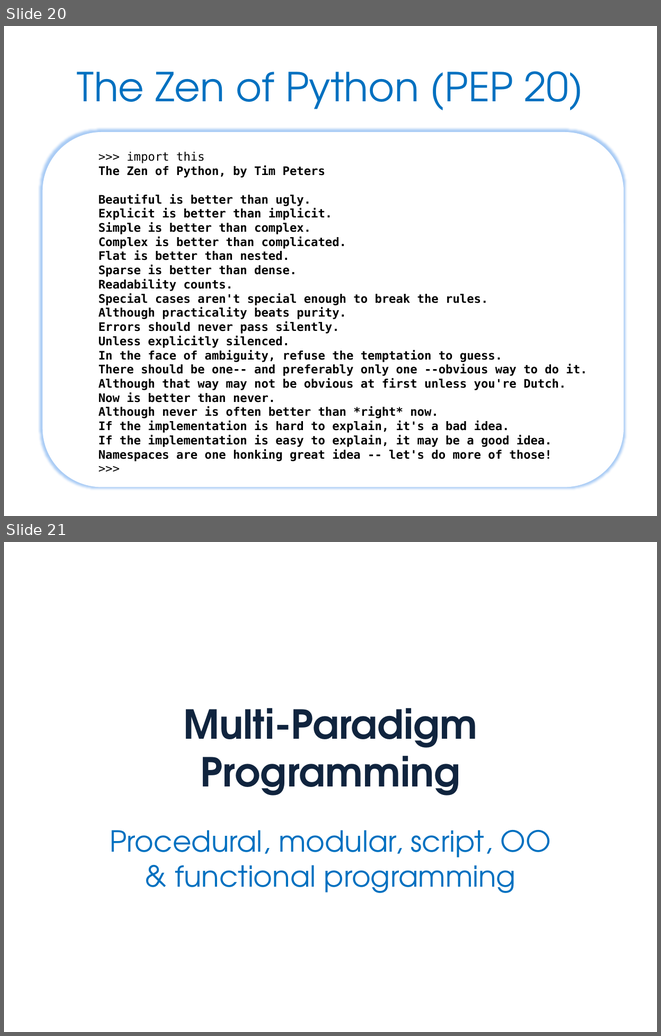
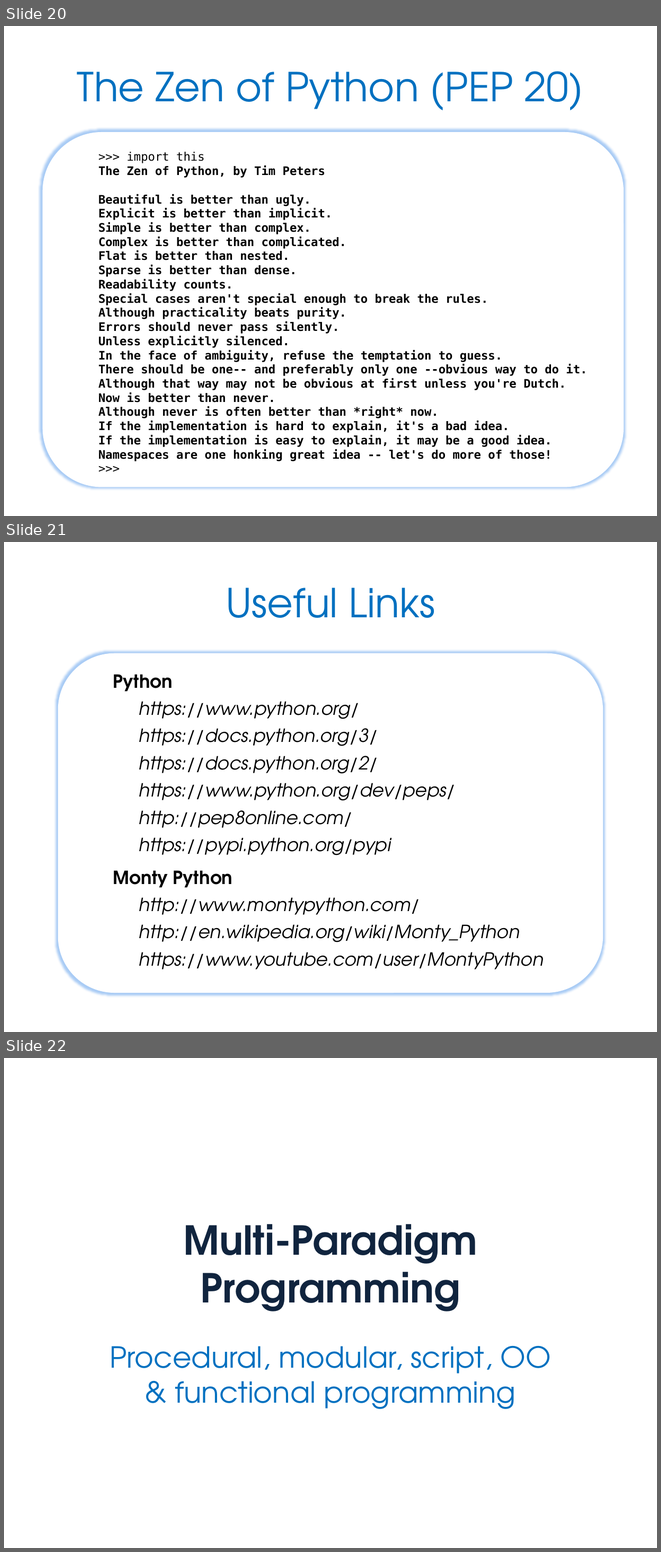
Before and after one commit to JonJagger/two-day-courses, a slide deck: pf/Python Foundation.pptx. Shown one above the other, each under a label of ours: slides 20 and 21 before the commit, slides 20, 21 and 22 after it. The pictures are 661x1036 and 661x1552 pixels, drawn with LibreOffice and Linux fonts; fonts in the diff are those of the drawing. Boxes give left, top, right and bottom in pixels: in the first picture for what was removed or moved away, otherwise in the second. Text is boxed around its words. In the diff, an @@ line names an element or a change of style, - is before the commit and + after.

Commit message:
Updates from Kevlin: Some minor wording changes and code clarifications. Added a Useful Links slide at the end of History, Style & Culture. Added a slide to illustrate comprehension version of filter examples in Iteration. Slides removed from end of Classes & Objects (for advanced course)

```diff
--- a/pf/Python Foundation.pptx
+++ b/pf/Python Foundation.pptx
@@ slide 21 added at [4, 542, 657, 1032], background #FFFFFF @@
@@ title added at [226, 588, 435, 618], 44 pt, text #0070C0 @@
+Useful Links
@@ rounded rectangle added at [58, 653, 603, 992], fill #FFFFFF, 20 pt, text #000000, italic @@
+Python
+https://www.python.org/
+https://docs.python.org/3/
+https://docs.python.org/2/
+https://www.python.org/dev/peps/
+http://pep8online.com/
+https://pypi.python.org/pypi
+Monty Python
+http://www.montypython.com/
+http://en.wikipedia.org/wiki/Monty_Python
+https://www.youtube.com/user/MontyPython
@@ what was slide 21 is now slide 22 @@
```
Also in this commit, not shown: 11 slides changed, 1 other slide added, 4 slides removed, 1 other file.
